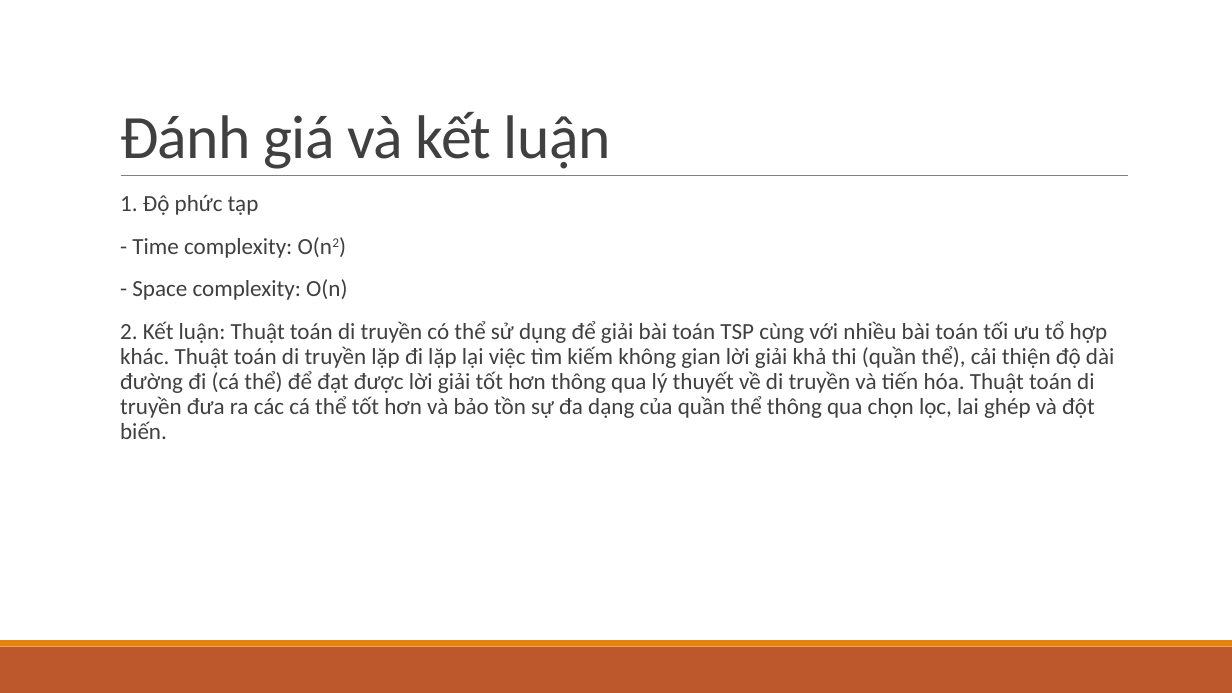
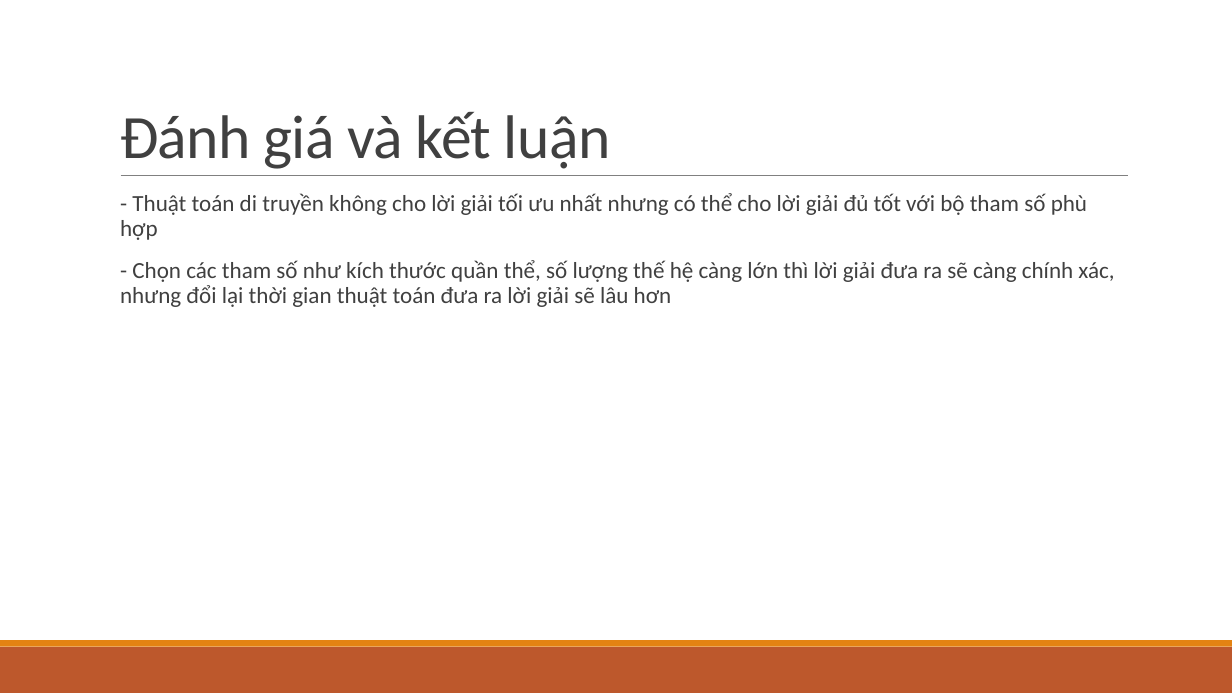
Before and after one commit to nmq443/Midterm, a slide deck: slide 9 of Tối ưu hóa.pptx (slide 7 before the commit). Drawn at 1232x693 pixels with LibreOffice and Linux fonts; fonts in the diff are those of the drawing. Boxes give left, top, right and bottom in pixels: in the first picture for what was removed or moved away, otherwise in the second. Text is boxed around its words. In the diff, an @@ line names an element or a change of style, - is before the commit and + after.

```diff
--- a/Tối ưu hóa.pptx
+++ b/Tối ưu hóa.pptx
@@ text at <box>120,193,1114,307</box>: text changed @@
-  1. Độ phức tạp
-  - Time complexity: O(n2)
-  - Space complexity: O(n)
-  2. Kết luận: Thuật toán di truyền có thể sử dụng để giải bài toán TSP cùng với nhiều bài toán tối ưu tổ hợp khác. Thuật toán di truyền lặp đi lặp lại việc tìm kiếm không gian lời giải khả thi (quần thể), cải thiện độ dài đường đi (cá thể) để đạt được lời giải tốt hơn thông qua lý thuyết về di truyền và tiến hóa. Thuật toán di truyền đưa ra các cá thể tốt hơn và bảo tồn sự đa dạng của quần thể thông qua chọn lọc, lai ghép và đột biến.
+  - Thuật toán di truyền không cho lời giải tối ưu nhất nhưng có thể cho lời giải đủ tốt với bộ tham số phù hợp
+  - Chọn các tham số như kích thước quần thể, số lượng thế hệ càng lớn thì lời giải đưa ra sẽ càng chính xác, nhưng đổi lại thời gian thuật toán đưa ra lời giải sẽ lâu hơn
```
Also in this commit, not shown: 2 other slides changed, 2 slides added, 4 other files.
